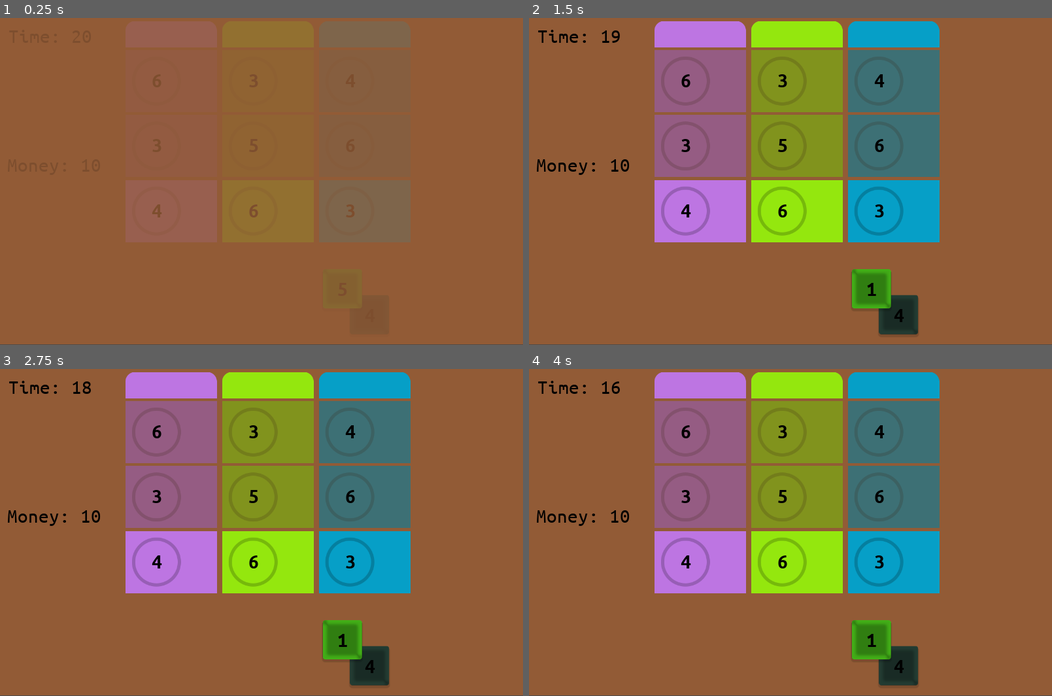
Above: before the commit, frames 1-4 (two rows, left to right).
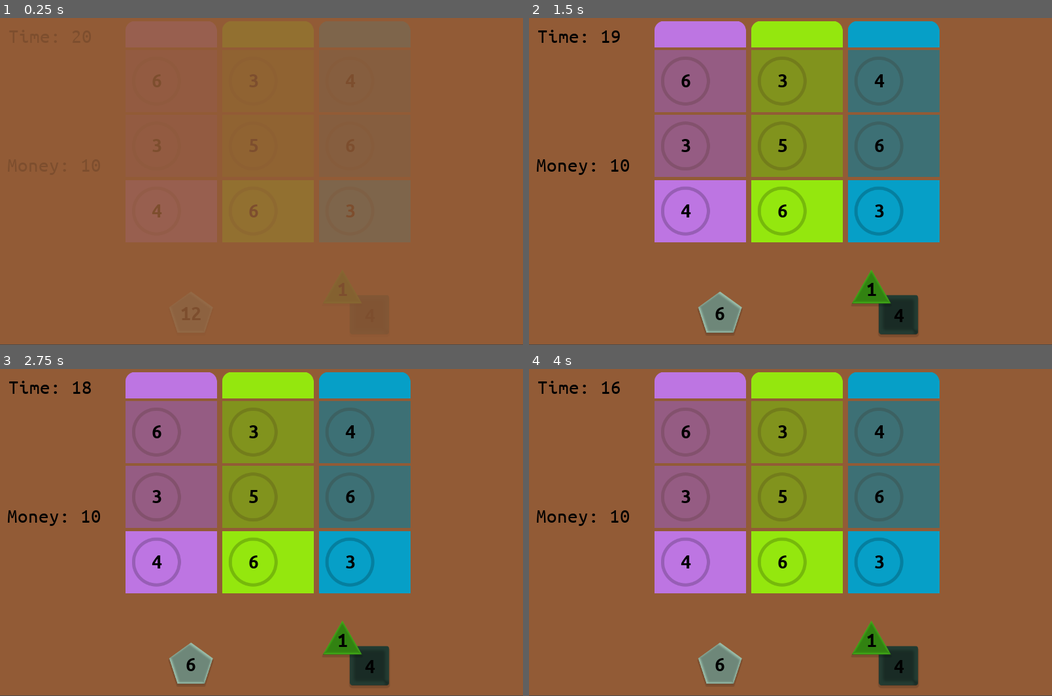
Above: after the commit, the same moments.

Repository: matzebond/DiceRepair
Game: Godot game, scene res://scenes/screens/RootNode.tscn
Two runs of this game, one before a commit and one after it. Both use one fixed random seed, a clock stepped at 60 frames per second and the inputs below.
Inputs (mouse positions are in pixels of both pictures, inside the frame that each line leads up to):
- Up to frame 1 (0.25 s): no input
- Up to frame 2 (1.5 s): drag from (900, 315) to (701, 80) at 0.52 s; tap Enter at 1.25 s; drag from (868, 289) to (701, 80) at 1.27 s
- Up to frame 3 (2.75 s): tap Space at 2 s; move the mouse to (313, 460) at 2.02 s; click (313, 460) at 2.17 s
- Up to frame 4 (4 s): tap Enter at 2.75 s; drag from (764, 597) to (701, 496) at 2.77 s; tap Space at 3.5 s; move the mouse to (947, 581) at 3.52 s; click (947, 581) at 3.67 s

The runs differ from the first frame. In frame 2, 1.3% of the frame differs, in the area x 32-70%, y 76-97%; in frame 3, 1.3%; in frame 4, 1.3%.

Commit message:
add D8 & D12

Diff:
--- a/scenes/die/Die.gd
+++ b/scenes/die/Die.gd
@@ -7,6 +7,16 @@
     if not col:
         col = random_color()
     return [load("res://assets/img/dice/dice_quad.png"), [1,2,3,4,5,6], col]
+
+static func D8(col = null):
+    if not col:
+        col = random_color()
+    return [load("res://assets/img/dice/dice_tri.png"), [1,2,3,4,5,6,7,8], col]
+
+static func D12(col = null):
+    if not col:
+        col = random_color()
+    return [load("res://assets/img/dice/dice_quint.png"), [1,2,3,4,5,6,7,8,9,10,11,12], col]
 
 static func random_color():
     return Color(randf(),randf(), randf(), 1)
@@ -22,7 +32,7 @@
 
 var sprite
 var faces = []
-var face_index
+var face_index = 0
 var rng = RandomNumberGenerator.new()
 
 var mouse_inside = false
--- a/scenes/screens/RootNode.gd
+++ b/scenes/screens/RootNode.gd
@@ -12,7 +12,7 @@
     "Upgrade": UpgradeScene,
    }
 var active_scene
-var dice = [Dice.D6(), Dice.D6()]
+var dice = [Dice.D6(), Dice.D8(), Dice.D12()]
 
 
 func _ready():
